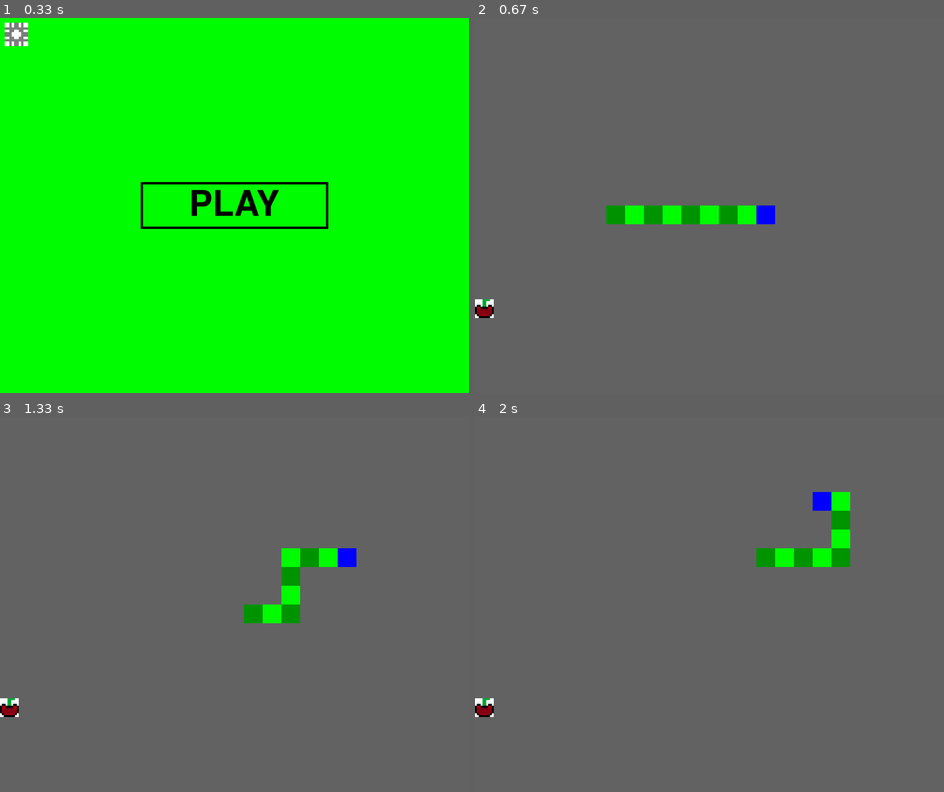
Above: before the commit, frames 1-4 (two rows, left to right).
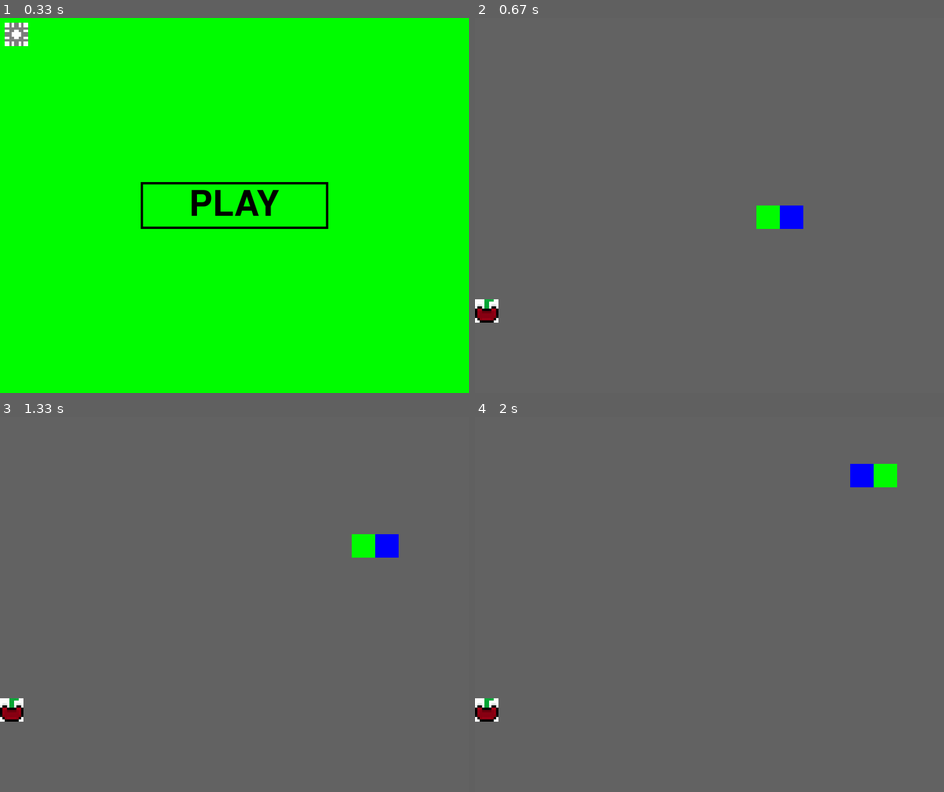
Above: after the commit, the same moments.

Repository: Colepng/Snake
Game: pygame game, started from start.py
Same seed, same stepped clock (60 frames per second), same inputs: the game is played once before the commit and once after it.
Inputs:
- Up to frame 1 (0.33 s): no input
- Up to frame 2 (0.67 s): click "PLAY" at 0.38 s
- Up to frame 3 (1.33 s): tap W at 0.67 s; hold Right from 1 s (still down)
- Up to frame 4 (2 s): release Right at 1.47 s; hold Up 1.5-1.82 s; hold Left from 1.85 s (still down)

Frame 1 is identical in both runs. In frame 2, 2.5% of the frame differs, in the area x 0-70%, y 50-82%; in frame 3, 2.6%; in frame 4, 2.7%, in the area x 0-90%, y 12-82%.

Commit message:
got exit to work in the main menu

Diff:
--- a/main_menu.py
+++ b/main_menu.py
@@ -3,6 +3,7 @@
 from pygame.rect import *
 
 import json
+import sys
 
 from game import game
 import setting_menu
@@ -72,3 +73,6 @@
         if event.type == MOUSEBUTTONDOWN and rect.collidepoint(event.pos):
                 game().run(screen, length,size, win_x, win_y, starting_x, starting_y)#Runs the run fuctions
                 count = 2
+
+        if event.type == QUIT:
+            sys.exit()
--- a/settings.json
+++ b/settings.json
@@ -1,8 +1,8 @@
 {
     "win_x": 1000,
     "win_y": 800,
-    "starting_x": 480,
+    "starting_x": 500,
     "starting_y": 400,
-    "size": 40,
-    "length": 10
+    "size": 50,
+    "length": 3
 }
